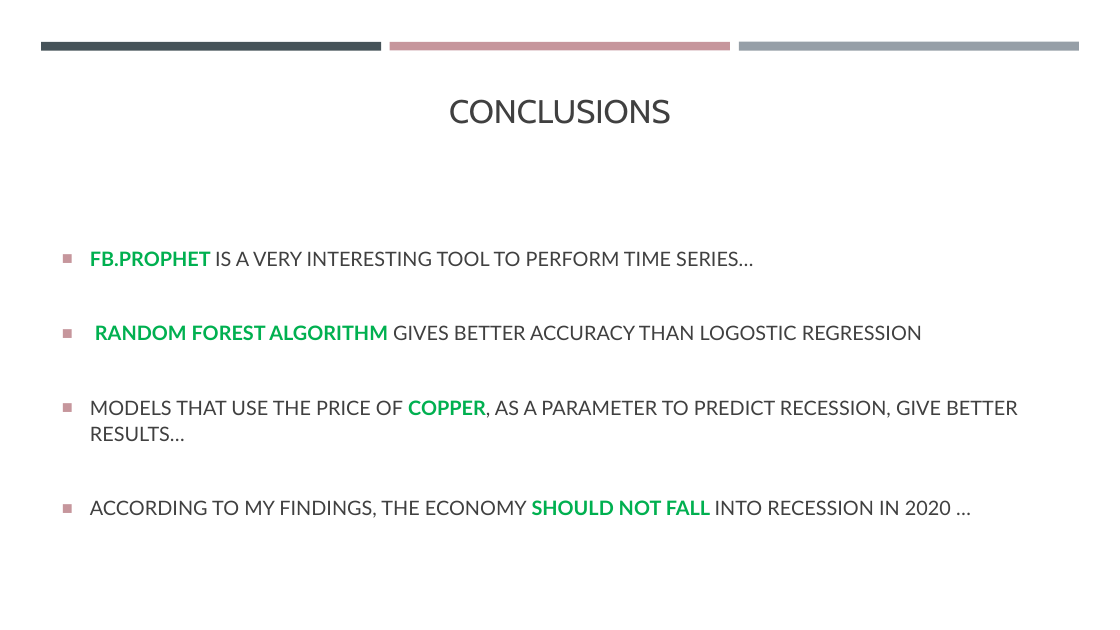
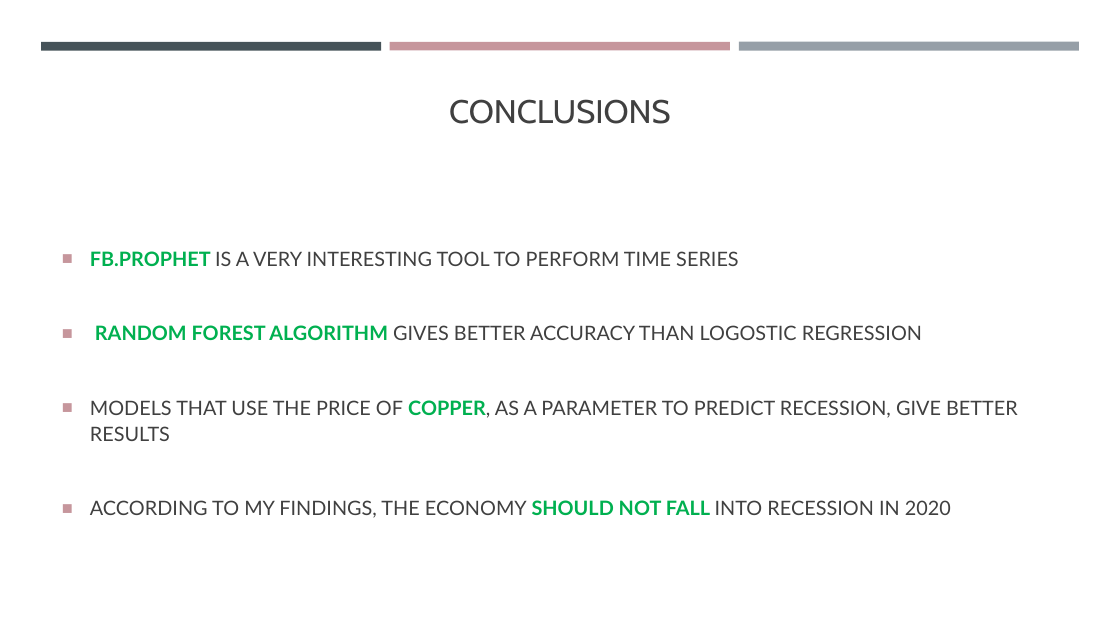
Before and after one commit to VladimirAutier/Project-Week-8-Final-Project, a slide deck: slide 11 of your-project/Final Project/Presentation & Eco insights/Copper, A New Economic Estimator ?.pptx. Drawn at 1120x630 pixels with LibreOffice and Linux fonts; fonts in the diff are those of the drawing. Boxes give left, top, right and bottom in pixels: in the first picture for what was removed or moved away, otherwise in the second. Text is boxed around its words. In the diff, an @@ line names an element or a change of style, - is before the commit and + after.

```diff
--- a/your-project/Final Project/Presentation & Eco insights/Copper, A New Economic Estimator ?.pptx
+++ b/your-project/Final Project/Presentation & Eco insights/Copper, A New Economic Estimator ?.pptx
@@ text at [90, 251, 738, 266]: text changed @@
-■ FB.PROPHET IS A VERY INTERESTING TOOL TO PERFORM TIME SERIES…
+■ FB.PROPHET IS A VERY INTERESTING TOOL TO PERFORM TIME SERIES
@@ text at [90, 400, 1018, 518]: text changed @@
-■ MODELS THAT USE THE PRICE OF COPPER, AS A PARAMETER TO PREDICT RECESSION, GIVE BETTER RESULTS…
-■ ACCORDING TO MY FINDINGS, THE ECONOMY SHOULD NOT FALL INTO RECESSION IN 2020 …
+■ MODELS THAT USE THE PRICE OF COPPER, AS A PARAMETER TO PREDICT RECESSION, GIVE BETTER RESULTS
+■ ACCORDING TO MY FINDINGS, THE ECONOMY SHOULD NOT FALL INTO RECESSION IN 2020
```
Also in this commit, not shown: 6 other slides changed, 1 other file.
